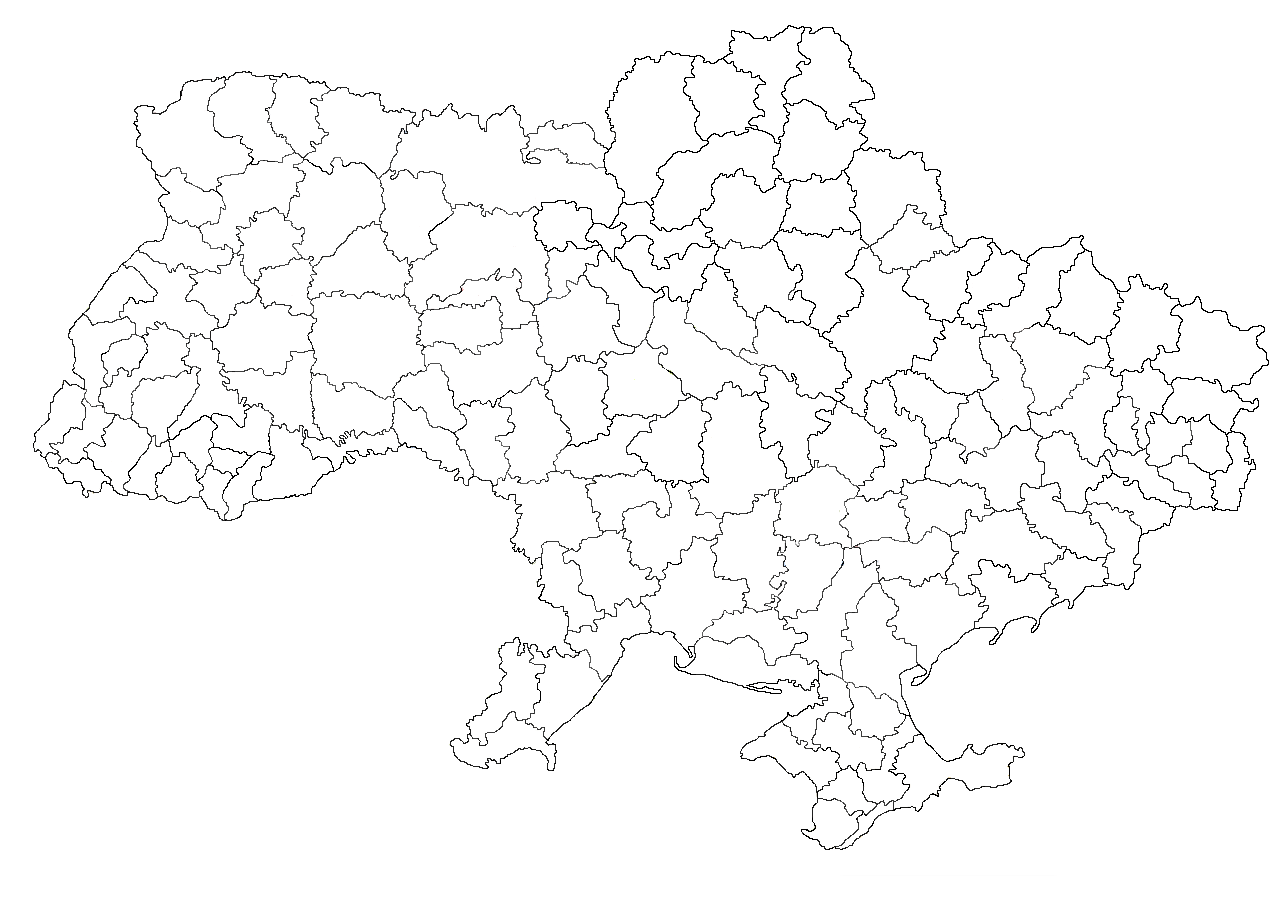
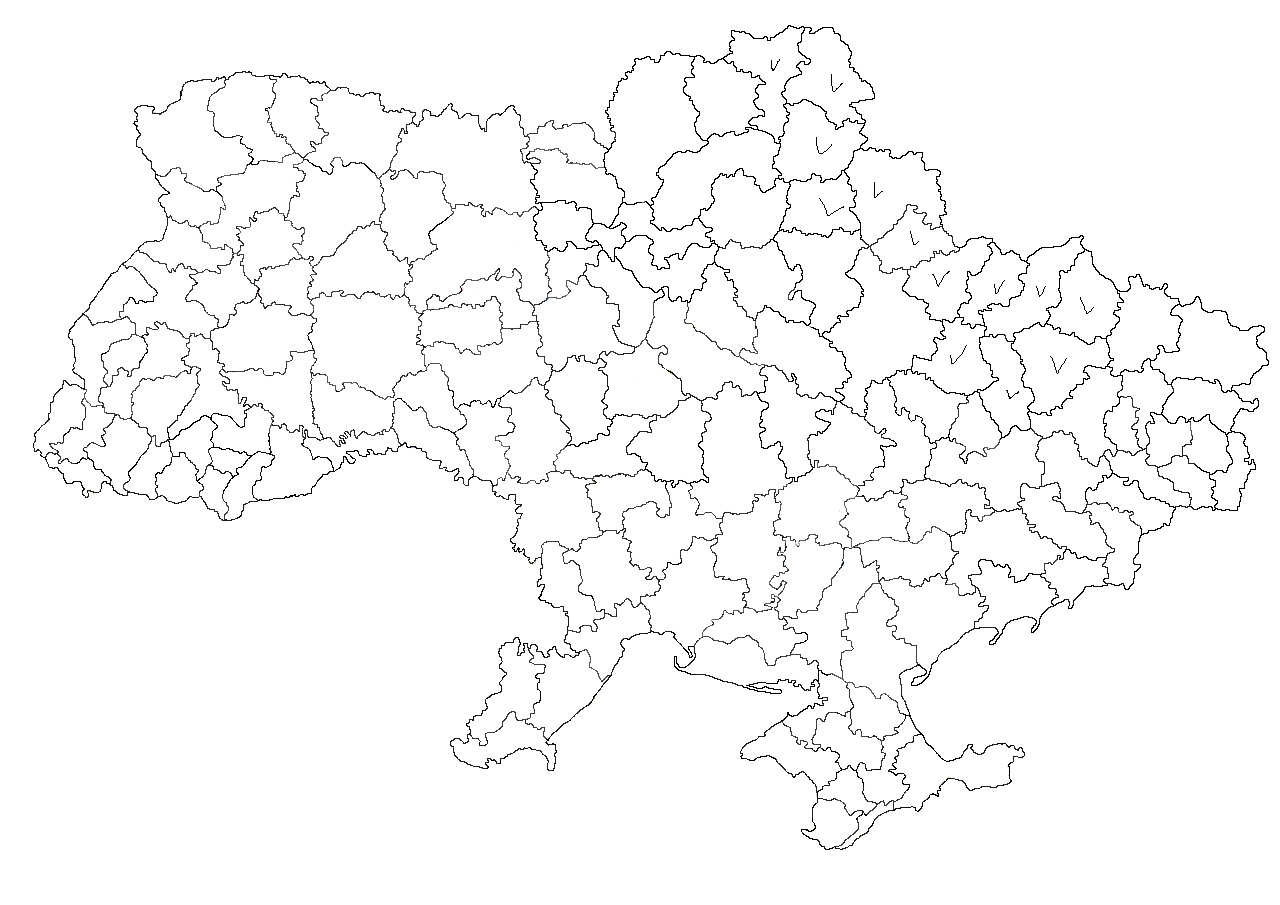
Layer changes from the first 1280x905 image to the second:
added layer "ок" above "Оригинал" over [771, 59, 1094, 399]
added layer "Оригинал" (1st of 2) above "Оригинал" over [530, 37, 1106, 438]
hid "Оригинал" (2nd of 2) over [530, 37, 1106, 438]
